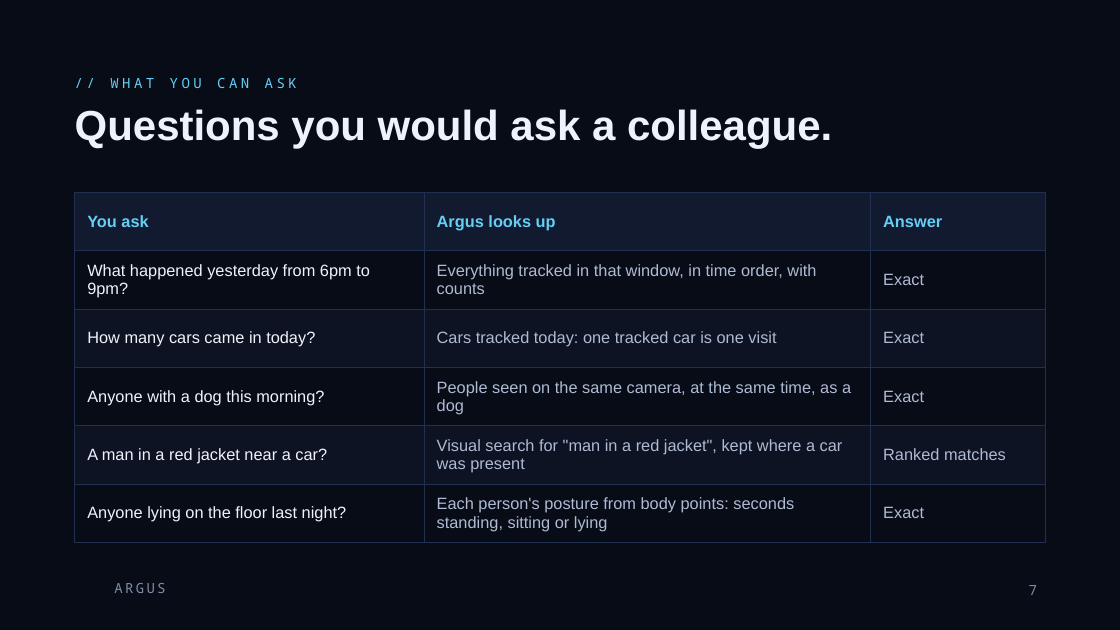
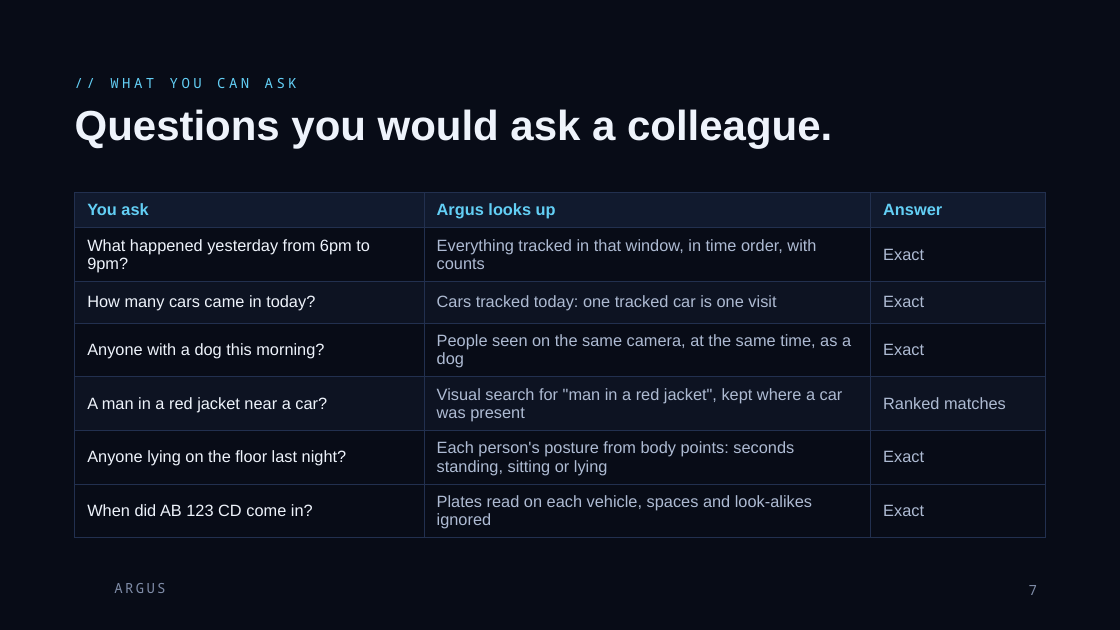
Before and after one commit to rachadlakis/mobius-tensors, a slide deck: slide 7 of docs/argus/Argus.pptx. Drawn at 1120x630 pixels with LibreOffice and Linux fonts; fonts in the diff are those of the drawing; background and template pictures are left out. Boxes give left, top, right and bottom in pixels: in the first picture for what was removed or moved away, otherwise in the second. Text is boxed around its words. In the diff, an @@ line names an element or a change of style, - is before the commit and + after.

```diff
--- a/docs/argus/Argus.pptx
+++ b/docs/argus/Argus.pptx
@@ table at (75,192,1046,533) @@
+row 7: When did AB 123 CD come in? | Plates read on each vehicle, spaces and look-alikes ignored | Exact
```
Also in this commit, not shown: 4 other slides changed, 6 slides added, 34 other files.
